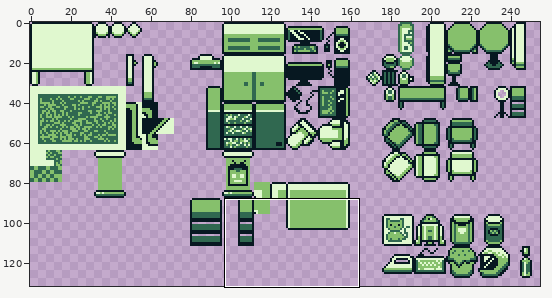
One commit to this pixel-art file: Art/Atlas.aseprite. Above: a wide view before the commit, with the close-up outlined.
Close-up. Before:
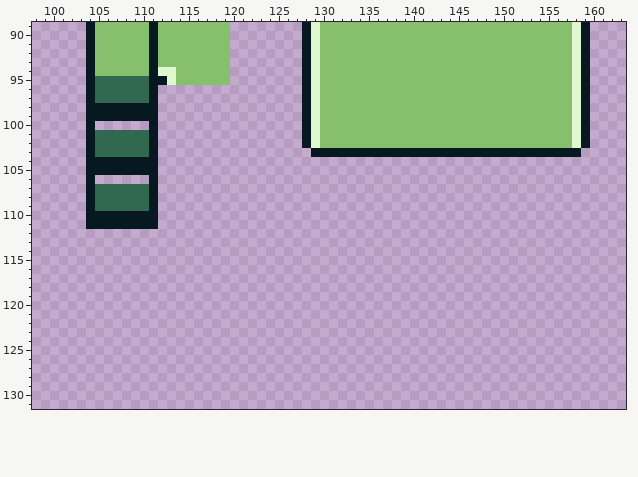
256x256 pixels, 1 frame. Shown: x 98..163, y 89..131. The wide view leaves out empty margins.
Once edited:
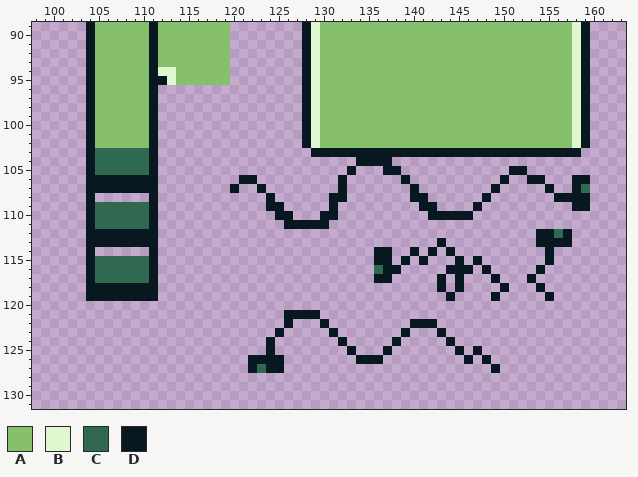
Palette (. is transparent): A #86c06c  B #e0f8cf  C #306850  D #071821
Changes in this commit:
layer "Cableado_2" added
layer "Cableado_3" added
layer "Cableado_4" added
@@ x 98..163 @@
  94 ......DAAAAAADBBAAAAAA........DBAAAAAAAAAAAAAAAAAAAAAAAAAAAABD....
- 95 ......DCCCCCCDDBAAAAAA........DBAAAAAAAAAAAAAAAAAAAAAAAAAAAABD....
- 96 ......DCCCCCCD................DBAAAAAAAAAAAAAAAAAAAAAAAAAAAABD....
- 97 ......DCCCCCCD................DBAAAAAAAAAAAAAAAAAAAAAAAAAAAABD....
- 98 ......DDDDDDDD................DBAAAAAAAAAAAAAAAAAAAAAAAAAAAABD....
- 99 ......DDDDDDDD................DBAAAAAAAAAAAAAAAAAAAAAAAAAAAABD....
-100 ......D......D................DBAAAAAAAAAAAAAAAAAAAAAAAAAAAABD....
-101 ......DCCCCCCD................DBAAAAAAAAAAAAAAAAAAAAAAAAAAAABD....
-102 ......DCCCCCCD................DBAAAAAAAAAAAAAAAAAAAAAAAAAAAABD....
+ 95 ......DAAAAAADDBAAAAAA........DBAAAAAAAAAAAAAAAAAAAAAAAAAAAABD....
+ 96 ......DAAAAAAD................DBAAAAAAAAAAAAAAAAAAAAAAAAAAAABD....
+ 97 ......DAAAAAAD................DBAAAAAAAAAAAAAAAAAAAAAAAAAAAABD....
+ 98 ......DAAAAAAD................DBAAAAAAAAAAAAAAAAAAAAAAAAAAAABD....
+ 99 ......DAAAAAAD................DBAAAAAAAAAAAAAAAAAAAAAAAAAAAABD....
+100 ......DAAAAAAD................DBAAAAAAAAAAAAAAAAAAAAAAAAAAAABD....
+101 ......DAAAAAAD................DBAAAAAAAAAAAAAAAAAAAAAAAAAAAABD....
+102 ......DAAAAAAD................DBAAAAAAAAAAAAAAAAAAAAAAAAAAAABD....
 103 ......DCCCCCCD.................DDDDDDDDDDDDDDDDDDDDDDDDDDDDDD.....
-104 ......DDDDDDDD....................................................
-105 ......DDDDDDDD....................................................
-106 ......D......D....................................................
-107 ......DCCCCCCD....................................................
-108 ......DCCCCCCD....................................................
-109 ......DCCCCCCD....................................................
-110 ......DDDDDDDD....................................................
-111 ......DDDDDDDD....................................................
-112 ..................................................................
-113 ..................................................................
-114 ..................................................................
-115 ..................................................................
-116 ..................................................................
-117 ..................................................................
-118 ..................................................................
-119 ..................................................................
+104 ......DCCCCCCD......................DDDD..........................
+105 ......DCCCCCCD.....................D...DD............DD...........
+106 ......DDDDDDDD.........DD.........D......D..........D..DD...DD....
+107 ......DDDDDDDD........D..D........D.......D........D.....D..DC....
+108 ......D......D............D......DD.......DD......D.......DDDD....
+109 ......DCCCCCCD............DD.....D.........DD....D..........DD....
+110 ......DCCCCCCD.............DD...DD..........DDDDD.................
+111 ......DCCCCCCD..............DDDDD.................................
+112 ......DDDDDDDD..........................................DDCD......
+113 ......DDDDDDDD...............................D..........DDDD......
+114 ......D......D........................DD..D.D.D..........D........
+115 ......DCCCCCCD........................DD.D.D...D.D.......D........
+116 ......DCCCCCCD........................CDD.....DDD.D.....D.........
+117 ......DCCCCCCD........................DD.....D.D...D...D..........
+118 ......DDDDDDDD...............................D.D....D...D.........
+119 ......DDDDDDDD................................D....D.....D........
 120 ..................................................................
-121 ..................................................................
-122 ..................................................................
-123 ..................................................................
-124 ..................................................................
-125 ..................................................................
-126 ..................................................................
-127 ..................................................................
+121 ............................DDDD..................................
+122 ............................D...D.........DDD.....................
+123 ...........................D.....D.......D...D....................
+124 ..........................D.......D.....D.....D...................
+125 ..........................D........D...D.......D.D................
+126 ........................DDDD........DDD.........D.D...............
+127 ........................DCDD.......................D..............
 128 ..................................................................
Pixel boxes of the changes (left, top, right, bottom) in both close-ups:
changed: (86, 76, 158, 301)
added: (230, 157, 590, 373)
